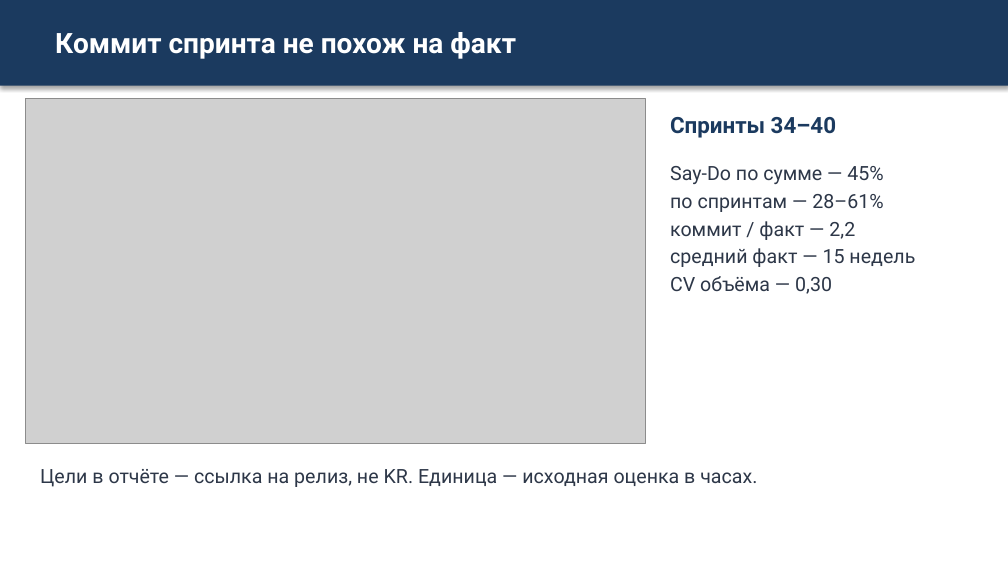
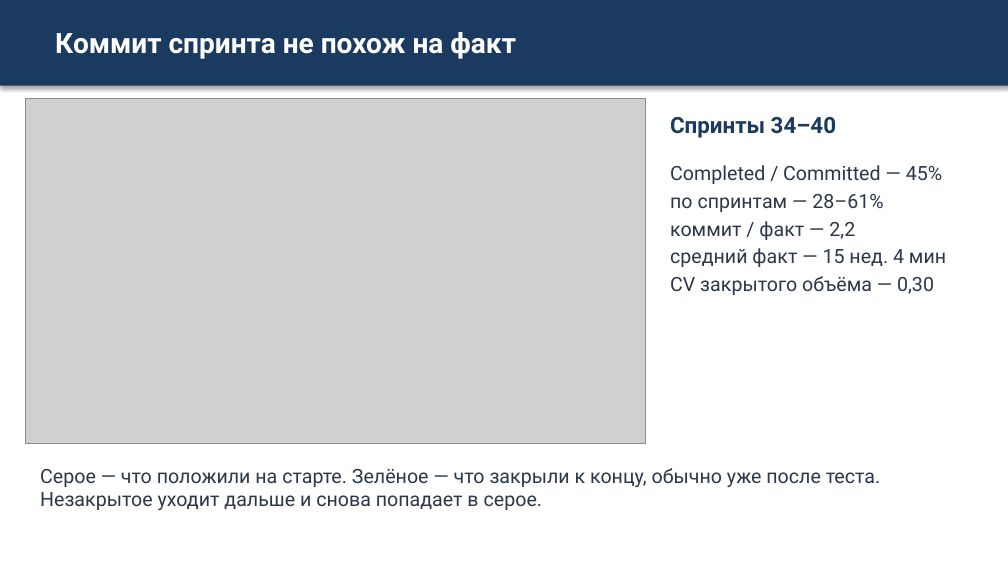
Before and after one commit to camelot270/otus_work, a slide deck: slide 10 of docs/Zashita_proekta_Skvoznoe_planirovanie.pptx. Drawn at 1008x567 pixels with LibreOffice and Linux fonts; fonts in the diff are those of the drawing; grey boxes stand for pictures. Boxes give left, top, right and bottom in pixels: in the first picture for what was removed or moved away, otherwise in the second. Text is boxed around its words. In the diff, an @@ line names an element or a change of style, - is before the commit and + after.

```diff
--- a/docs/Zashita_proekta_Skvoznoe_planirovanie.pptx
+++ b/docs/Zashita_proekta_Skvoznoe_planirovanie.pptx
@@ text at box(670, 165, 942, 184): text changed @@
-Say-Do по сумме — 45%
+Completed / Committed — 45%
@@ text at box(670, 248, 946, 295): text changed @@
-средний факт — 15 недель
-CV объёма — 0,30
+средний факт — 15 нед. 4 мин
+CV закрытого объёма — 0,30
@@ text at box(40, 468, 881, 510): text changed @@
-Цели в отчёте — ссылка на релиз, не KR. Единица — исходная оценка в часах.
+Серое — что положили на старте. Зелёное — что закрыли к концу, обычно уже после теста. Незакрытое уходит дальше и снова попадает в серое.
```
Also in this commit, not shown: 3 other slides changed.
